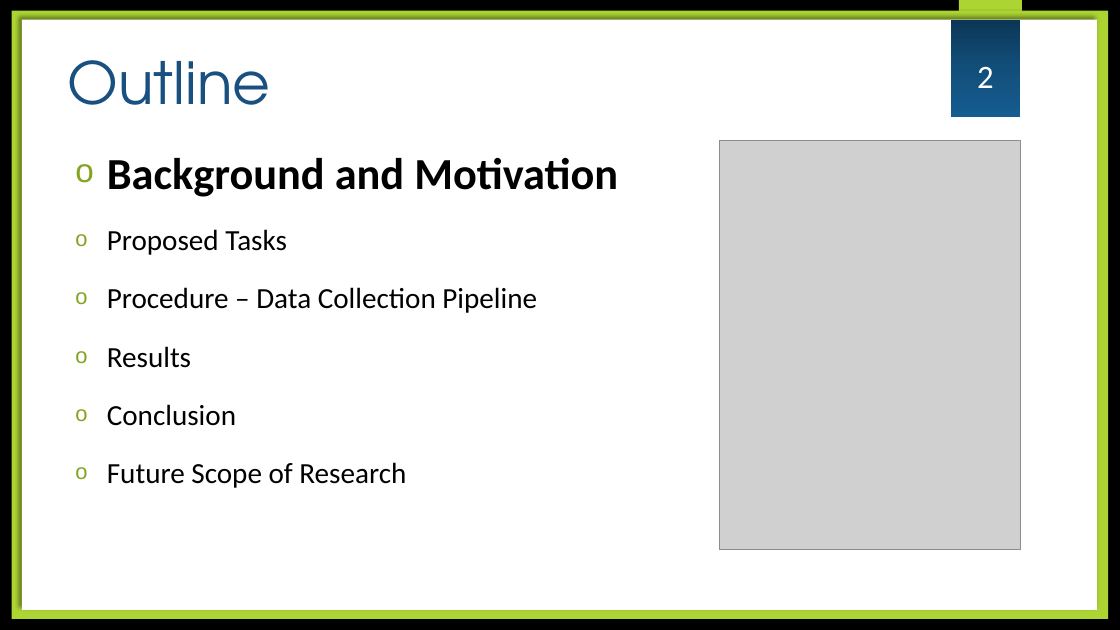
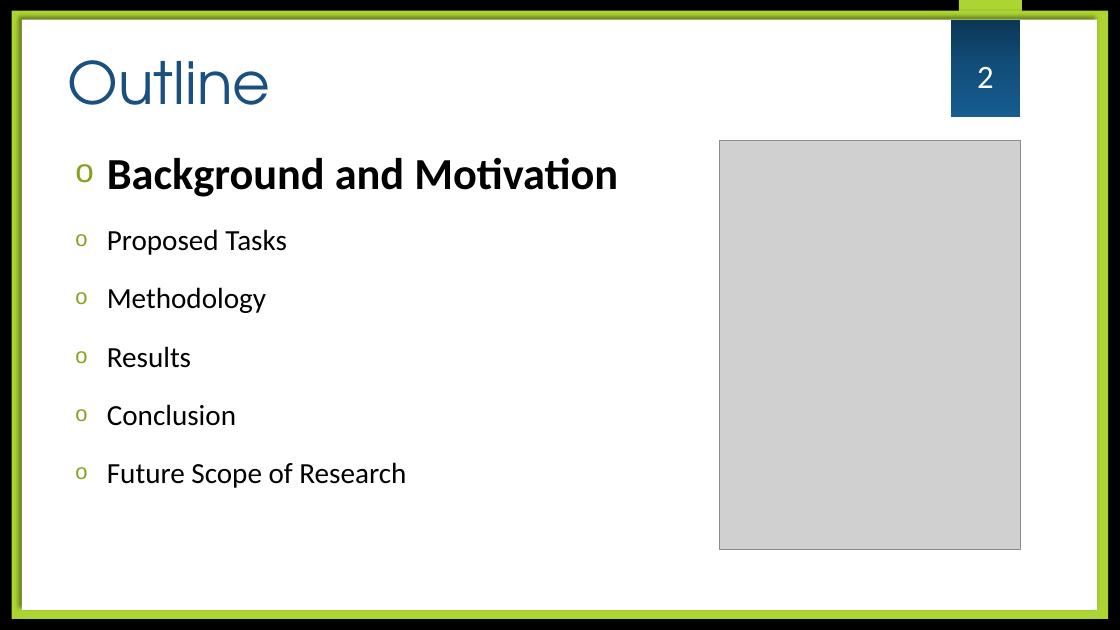
Before and after one commit to yashgangrade09/Topology-of-Music, a slide deck: slide 2 of Final Report/Final Presentation.pptx. Drawn at 1120x630 pixels with LibreOffice and Linux fonts; fonts in the diff are those of the drawing; grey boxes stand for pictures; background and template pictures are left out. Boxes give left, top, right and bottom in pixels: in the first picture for what was removed or moved away, otherwise in the second. Text is boxed around its words. In the diff, an @@ line names an element or a change of style, - is before the commit and + after.

Commit message:
Updated the Final Presentation Slides

```diff
--- a/Final Report/Final Presentation.pptx
+++ b/Final Report/Final Presentation.pptx
@@ text at bbox=[107, 287, 266, 313]: text changed @@
-o Procedure – Data Collection Pipeline
+o Methodology
```
Also in this commit, not shown: 7 slides added, 1 slide removed, 1 other file.
